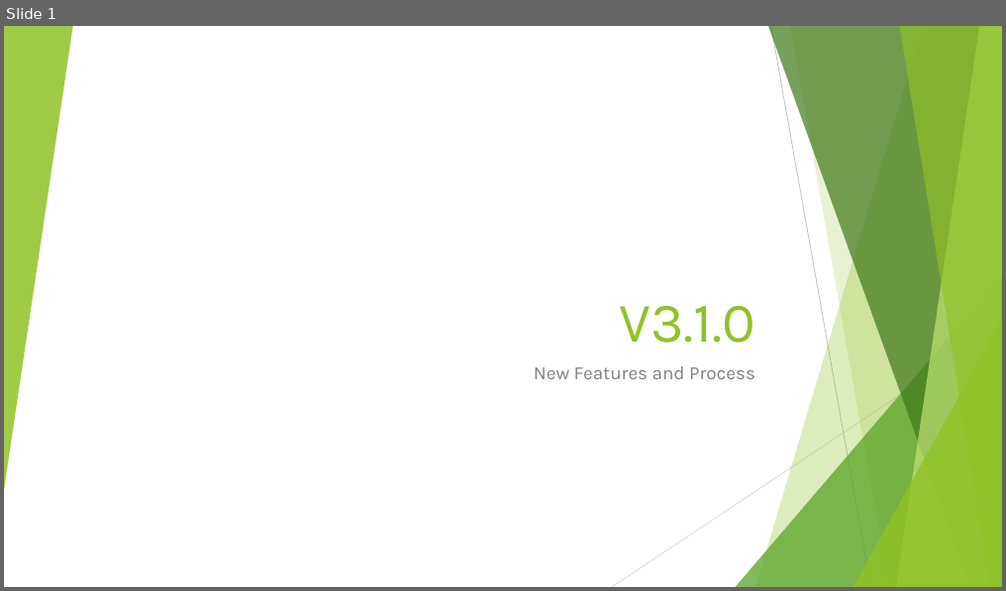
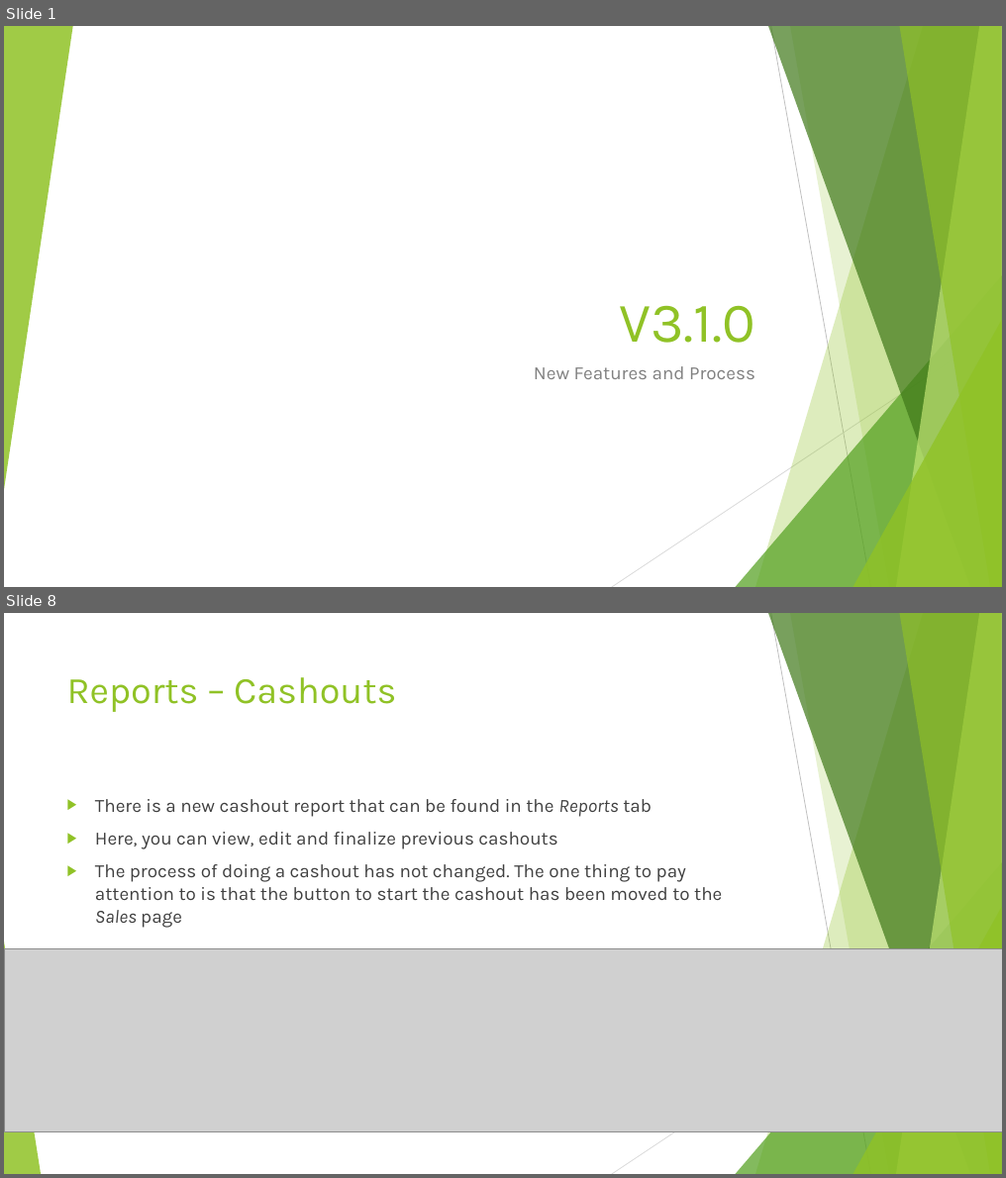
Before and after one commit to SweetSpotProShop/SweetSpot-Documentation, a slide deck: Release Powerpoints/V3.1.0 - WIP.pptx. Shown one above the other, each under a label of ours: slide 1 before the commit, slides 1 and 8 after it; the slides between them are not shown. The pictures are 1006x591 and 1006x1178 pixels, drawn with LibreOffice and Linux fonts; fonts in the diff are those of the drawing; grey boxes stand for pictures. Boxes give left, top, right and bottom in pixels: in the first picture for what was removed or moved away, otherwise in the second. Text is boxed around its words. In the diff, an @@ line names an element or a change of style, - is before the commit and + after.

```diff
--- a/Release Powerpoints/V3.1.0 - WIP.pptx
+++ b/Release Powerpoints/V3.1.0 - WIP.pptx
@@ slide 8 added at (x1=4, y1=613, x2=1002, y2=1174), background #FFFFFF; not listed: 9 template elements that a slide beside it also shows @@
@@ title added at (x1=67, y1=677, x2=396, y2=712), 36 pt, text #90C226 @@
+Reports – Cashouts
@@ text added at (x1=95, y1=799, x2=722, y2=928), 18 pt, text #404040 @@
+▶ There is a new cashout report that can be found in the Reports tab
+▶ Here, you can view, edit and finalize previous cashouts
+▶ The process of doing a cashout has not changed. The one thing to pay attention to is that the button to start the cashout has been moved to the Sales page
@@ triangle added at (x1=4, y1=942, x2=41, y2=1174), fill #90C226 at 85% opacity @@
@@ picture added at (x1=4, y1=949, x2=1002, y2=1133) @@
```
Also in this commit, not shown: 7 other slides added, 1 slide removed, 3 other files.
